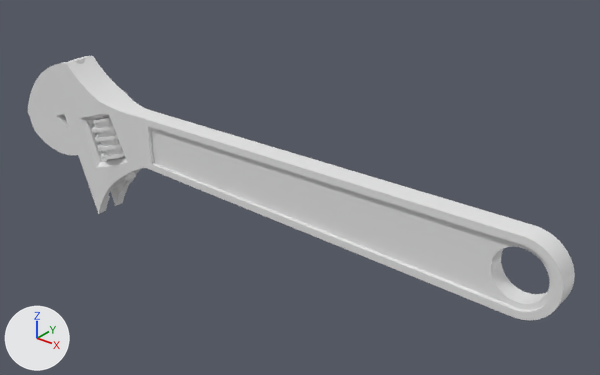
Renders of the FBX model Assets/Prefabs/Welding Workshop/Tools/Module 1/Wrenches/Wrench Final.fbx from each side of a commit.
Rendered twice from a 50 mm lens placed at (0.0345, -0.0877, 0.0557), pointed at (-0.0406, 0.0062, -0.0025). The lights are fixed; the arrows at lower left show +X, +Y and +Z. Where no turn or scale is listed for an object, it has been applied to the vertices.

Names of what the first picture shows: 'wrench final'.
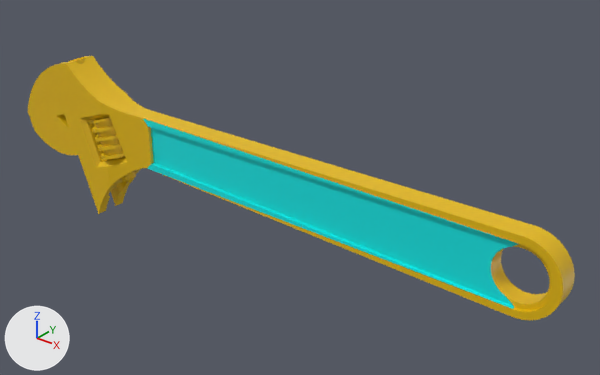
Commit message: Changed material:Color on objects

Boxes [x1, y1, x2, y2] around the edits, measured in the pictures (600 x 375 px):
part 1 of me_wrench_final, recoloured (grey to yellow): [28, 56, 158, 214] in both
part 2 of me_wrench_final, recoloured (grey to yellow): [491, 225, 575, 320] in both
part 3 of me_wrench_final, recoloured (white to yellow): [146, 114, 534, 316] in both
part 4 of me_wrench_final, recoloured (white to yellow): [143, 113, 521, 236] in both
part 5 of me_wrench_final, recoloured (grey to cyan): [155, 133, 518, 309] in both
part 6 of me_wrench_final, recoloured (grey to cyan): [143, 119, 512, 307] in both

The change, as a diff of the scene's bpy script:
```diff
--- a/Assets/Prefabs/Welding Workshop/Tools/Module 1/Wrenches/Wrench Final.fbx.py
+++ b/Assets/Prefabs/Welding Workshop/Tools/Module 1/Wrenches/Wrench Final.fbx.py
@@ mat_material_001 @@
+mat_material_001 = principled_material('Material.001')
+mat_material_001.base_color = (0.801, 0.501, 0.0)  # yellow #e7bc00
@@ mat_material_002 @@
+mat_material_002 = principled_material('Material.002')
+mat_material_002.base_color = (0.0, 0.8, 0.782)  # cyan #00e7e5
@@ me_wrench_final @@
 me_wrench_final.from_pydata(...)  # 9059 vertices, 18126 faces; spans x -0.1009..0.0061, y -0.003..0.0039, z -0.0174..0.0113
 # used by ob_wrench_final; location = (0.0, 0.0, 0.0)
+# me_wrench_final part 1: 16616 of the faces centred in x -0.1008..-0.0675, y -0.003..0.0039, z -0.0171..0.0113 switch from no material to mat_material_001 (yellow #e7bc00)
+# me_wrench_final part 2: 1358 of the faces centred in x -0.0037..0.0061, y -0.0013..0.0022, z -0.0057..0.0061 switch from no material to mat_material_001 (yellow #e7bc00)
+# me_wrench_final part 3: 73 of the faces centred in x -0.0254..-0.0224, y -0.0013..0.0022, z -0.0053..0.0057 switch from no material to mat_material_001 (yellow #e7bc00)
+# me_wrench_final part 4: 4 of the faces centred in x -0.047..-0.0449, y -0.0009..0.0022, z -0.0049..0.0053 switch from no material to mat_material_001 (yellow #e7bc00)
+# me_wrench_final part 5: 71 of the faces centred in x -0.025..-0.0224, y -0.0009..-0.0007, z -0.0041..0.0041 switch from no material to mat_material_002 (cyan #00e7e5)
+# me_wrench_final part 6: 4 of the faces centred in x -0.0462..-0.0449, y -0.0013..-0.0007, z -0.0041..0.0045 switch from no material to mat_material_002 (cyan #00e7e5)
```
